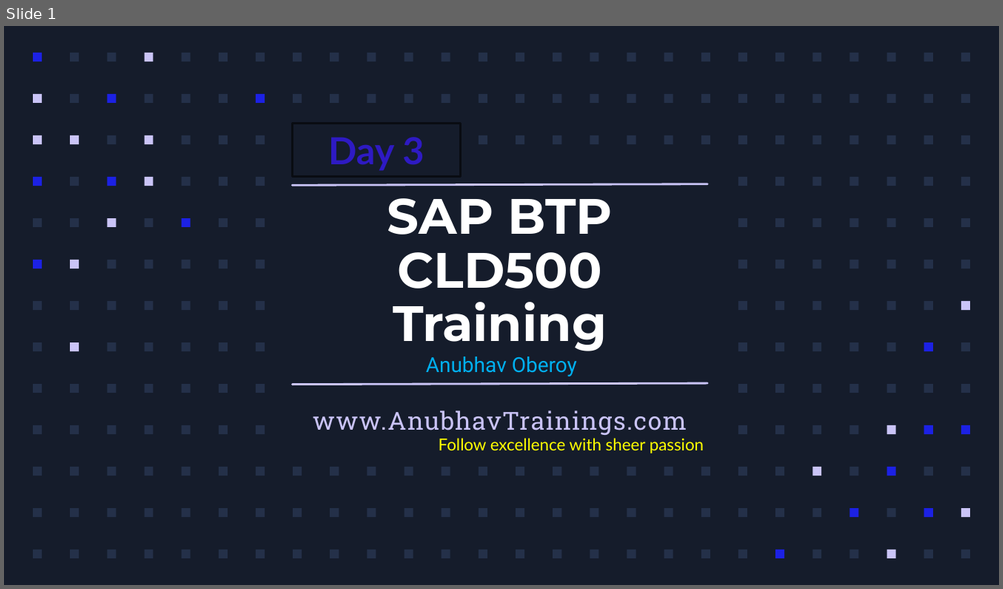
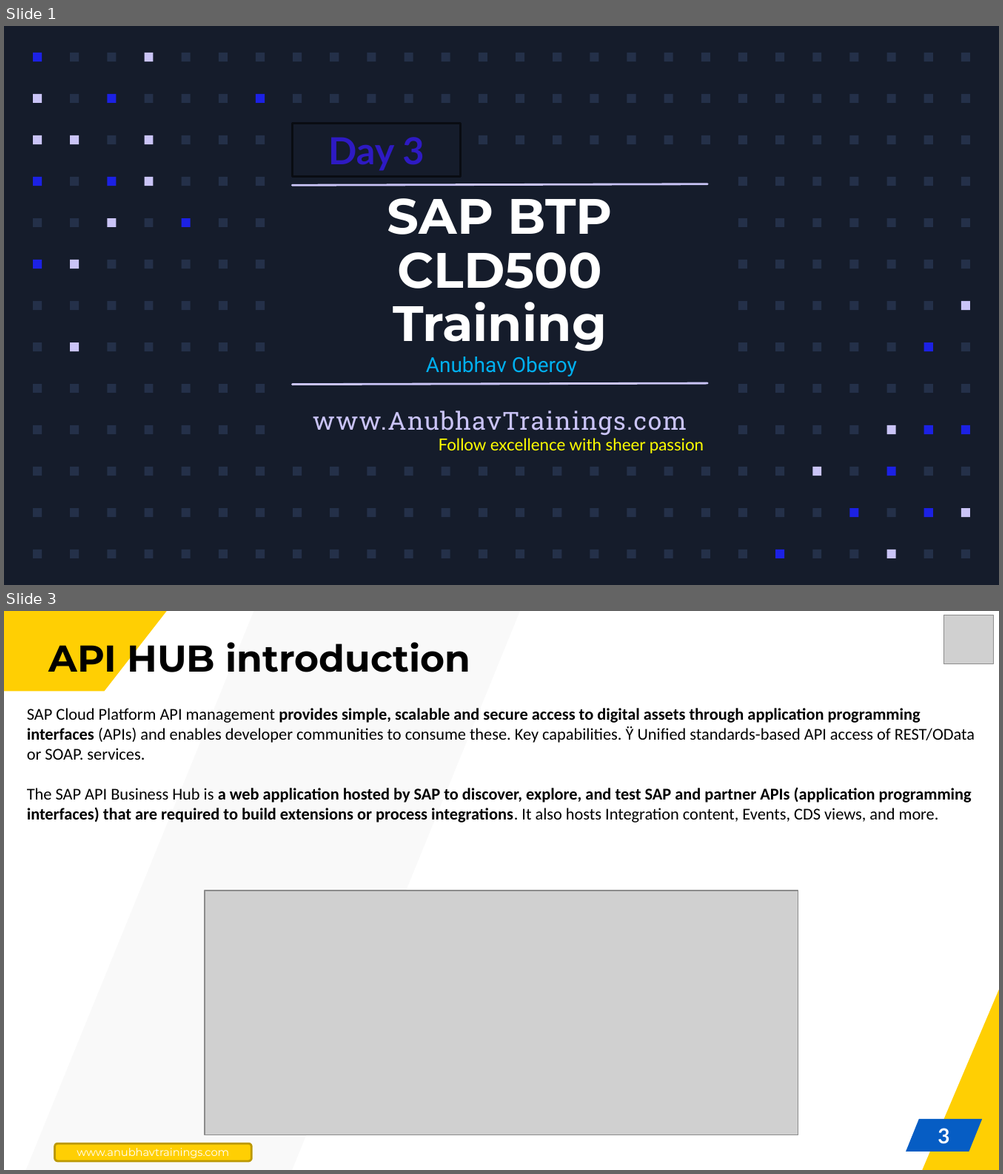
Before and after one commit to soyuztechnologies/BTP_CLD500, a slide deck: Day 3/Day 3.pptx. Shown one above the other, each under a label of ours: slide 1 before the commit, slides 1 and 3 after it; the slides between them are not shown. The pictures are 1003x589 and 1003x1174 pixels, drawn with LibreOffice and Linux fonts; fonts in the diff are those of the drawing; grey boxes stand for pictures; background and template pictures are left out. Boxes give left, top, right and bottom in pixels: in the first picture for what was removed or moved away, otherwise in the second. Text is boxed around its words. In the diff, an @@ line names an element or a change of style, - is before the commit and + after.

```diff
--- a/Day 3/Day 3.pptx
+++ b/Day 3/Day 3.pptx
@@ slide 3 added at box(4, 611, 999, 1170), background #FFFFFF @@
@@ freeform shape added at box(4, 611, 167, 691), fill #FFCF03 @@
@@ freeform shape added at box(25, 611, 521, 1170), fill #F2F2F2 at 40% opacity @@
@@ picture added at box(943, 615, 993, 665) @@
@@ title added at box(49, 636, 471, 681), 36 pt, text #000000, bold @@
+API HUB introduction
@@ text added at box(27, 708, 974, 823), 16 pt, text #000000, bold @@
+SAP Cloud Platform API management provides simple, scalable and secure access to digital assets through application programming interfaces (APIs) and enables developer communities to consume these. Key capabilities. Ÿ Unified standards-based API access of REST/OData or SOAP. services.
+The SAP API Business Hub is a web application hosted by SAP to discover, explore, and test SAP and partner APIs (application programming interfaces) that are required to build extensions or process integrations. It also hosts Integration content, Events, CDS views, and more.
@@ picture added at box(205, 891, 798, 1136) @@
@@ freeform shape added at box(922, 990, 999, 1170), fill #FFCF03 @@
@@ parallelogram added at box(905, 1119, 982, 1152), fill #065DC4 @@
@@ page number added at box(937, 1128, 949, 1145), 20 pt, text #FFFFFF, bold @@
+3
@@ rounded rectangle added at box(55, 1144, 252, 1162), fill #FFCF03, outline #BD9902 2 pt, 10.5 pt, text #FFFFFF @@
+www.anubhavtrainings.com
```
Also in this commit, not shown: 1 slide changed, 10 other slides added, 4 slides removed.
